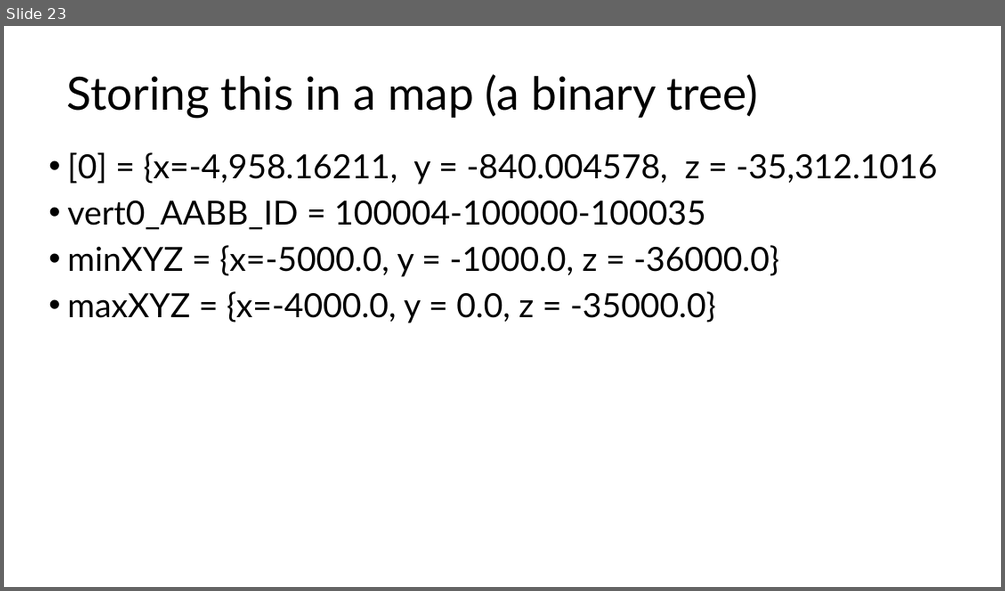
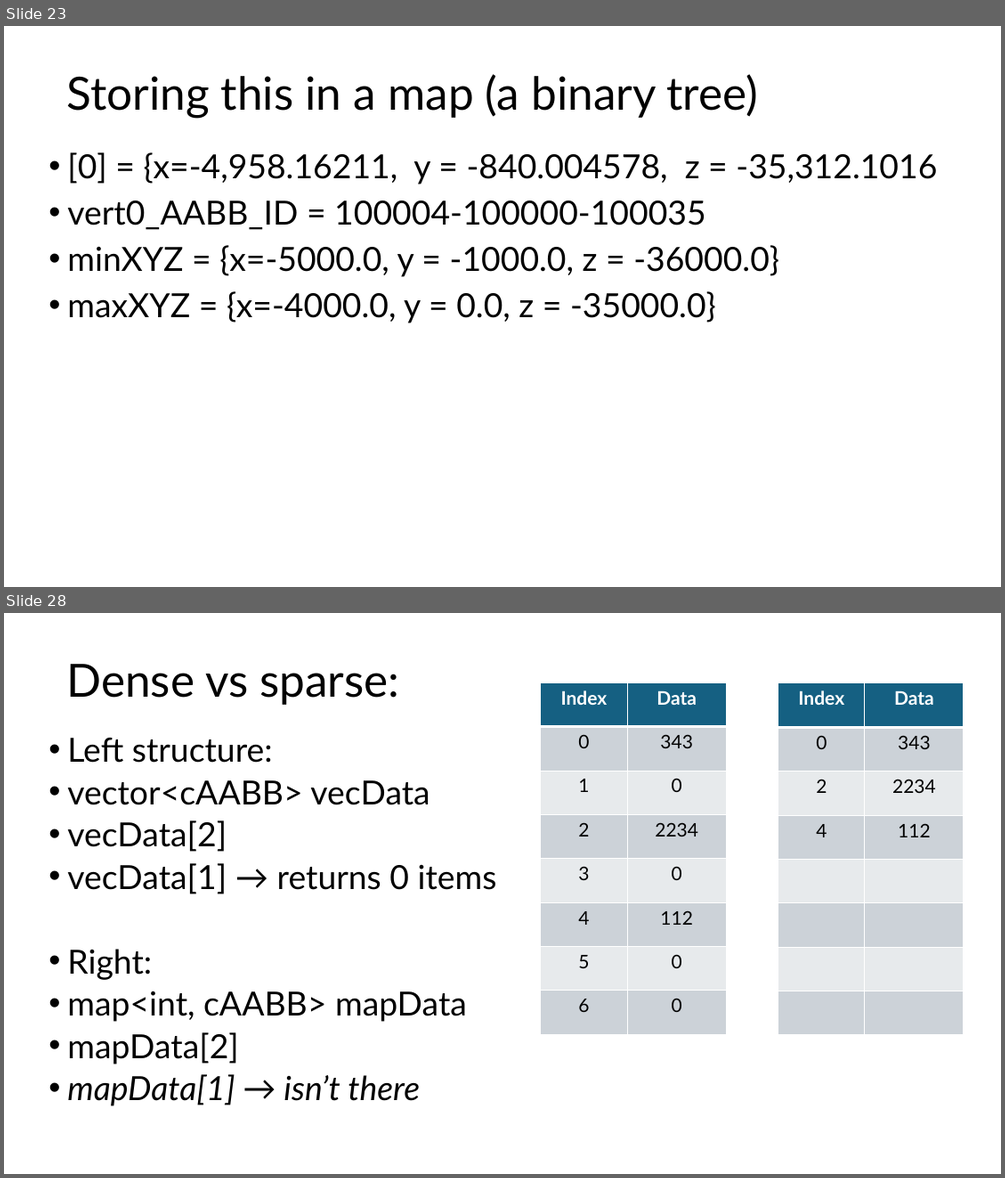
Before and after one commit to FeeneyCodes/GDP202425, a slide deck: 6019_Phys_1/D2D/W10/Broad_vs_Narrow.pptx. Shown one above the other, each under a label of ours: slide 23 before the commit, slides 23 and 28 after it; the slides between them are not shown. The pictures are 1005x591 and 1005x1178 pixels, drawn with LibreOffice and Linux fonts; fonts in the diff are those of the drawing. Boxes give left, top, right and bottom in pixels: in the first picture for what was removed or moved away, otherwise in the second. Text is boxed around its words. In the diff, an @@ line names an element or a change of style, - is before the commit and + after.

```diff
--- a/6019_Phys_1/D2D/W10/Broad_vs_Narrow.pptx
+++ b/6019_Phys_1/D2D/W10/Broad_vs_Narrow.pptx
@@ slide 28 added at [4, 613, 1001, 1174], background #FFFFFF @@
@@ title added at [66, 664, 399, 705], 44 pt, text #000000 @@
+Dense vs sparse:
@@ table added at [541, 682, 727, 1034], 8 rows, 2 columns @@
+Index | Data
+0 | 343
+1 | 0
+2 | 2234
+3 | 0
+4 | 112
+5 | 0
+6 | 0
@@ table added at [778, 683, 963, 1035], 8 rows, 2 columns @@
+Index | Data
+0 | 343
+2 | 2234
+4 | 112
+ | 
+ | 
+ | 
+ | 
@@ text added at [67, 738, 497, 1106], 32 pt, text #000000 @@
+• Left structure:
+• vector<cAABB> vecData
+• vecData[2]
+• vecData[1] → returns 0 items
+• Right:
+• map<int, cAABB> mapData
+• mapData[2]
+• mapData[1] → isn’t there
```
Also in this commit, not shown: 9 other slides added, 2 other files.
